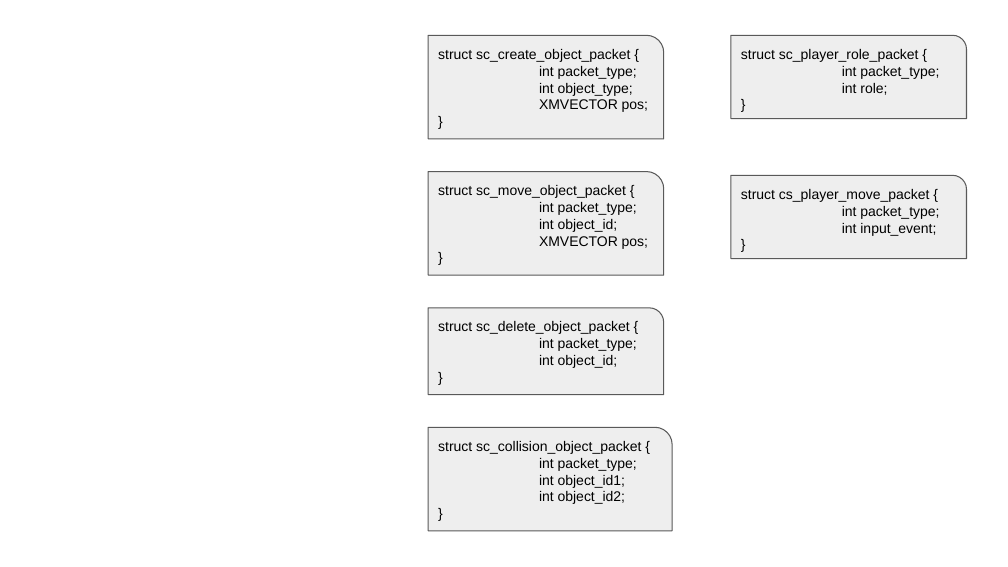
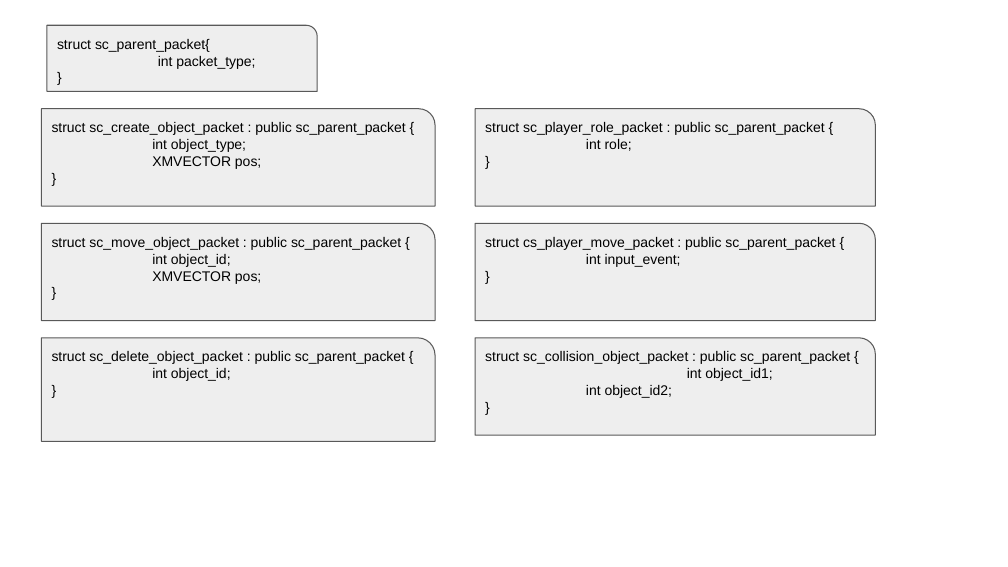
Before and after one commit to KimDJ7105/2023_network_game_project, a slide deck: slide 2 of 임시 로우레벨디자인.pptx. Drawn at 1008x567 pixels with LibreOffice and Linux fonts; fonts in the diff are those of the drawing. Boxes give left, top, right and bottom in pixels: in the first picture for what was removed or moved away, otherwise in the second. Text is boxed around its words. In the diff, an @@ line names an element or a change of style, - is before the commit and + after.

Commit message:
로우 레벨 디자인 수정
패킷의 최상의 부모 구조체 추가
위 내용에 따른 모든 패킷에 packetType 멤버 변수 삭제

서버에서 임계영역을 걸어야할 부분 추가
클라이언트에서 서버와 통신과 관련해 필요한 함수 추가

```diff
--- a/임시 로우레벨디자인.pptx
+++ b/임시 로우레벨디자인.pptx
@@ round rect added at (47,25,318,92), fill #EEEEEE, outline #595959 0.75 pt, 10 pt, text #000000 @@
+struct sc_parent_packet{
+int packet_type;
+}
@@ round rect "struct sc_create_object_packet : public sc_parent_packet ...": place and size @@
-round rect "struct sc_create_object_packet : public sc_parent_packet ..." at (428,35,664,139)
+round rect "struct sc_create_object_packet : public sc_parent_packet ..." at (41,109,434,207)
@@ round rect "struct sc_player_role_packet : public sc_parent_packet ...": place and size @@
-round rect "struct sc_player_role_packet : public sc_parent_packet ..." at (731,35,967,119)
+round rect "struct sc_player_role_packet : public sc_parent_packet ..." at (475,109,875,207)
@@ text in round rect at (52,122,406,135): text changed @@
-struct sc_create_object_packet {
-int packet_type;
+struct sc_create_object_packet : public sc_parent_packet {
@@ text in round rect at (485,122,825,135): text changed @@
-struct sc_player_role_packet {
-int packet_type;
+struct sc_player_role_packet : public sc_parent_packet {
@@ round rect "struct sc_move_object_packet : public sc_parent_packet ...": place and size @@
-round rect "struct sc_move_object_packet : public sc_parent_packet ..." at (428,171,664,275)
+round rect "struct sc_move_object_packet : public sc_parent_packet ..." at (41,224,434,322)
@@ text in round rect at (52,237,401,250): text changed @@
-struct sc_move_object_packet {
-int packet_type;
+struct sc_move_object_packet : public sc_parent_packet {
@@ round rect "struct cs_player_move_packet : public sc_parent_packet ...": place and size @@
-round rect "struct cs_player_move_packet : public sc_parent_packet ..." at (731,175,967,259)
+round rect "struct cs_player_move_packet : public sc_parent_packet ..." at (475,224,875,322)
@@ text in round rect at (485,237,835,250): text changed @@
-struct cs_player_move_packet {
-int packet_type;
+struct cs_player_move_packet : public sc_parent_packet {
@@ round rect "struct sc_delete_object_packet : public sc_parent_packet ...": place and size @@
-round rect "struct sc_delete_object_packet : public sc_parent_packet ..." at (428,307,664,394)
+round rect "struct sc_delete_object_packet : public sc_parent_packet ..." at (41,338,434,442)
@@ text in round rect at (52,351,405,364): text changed @@
-struct sc_delete_object_packet {
-int packet_type;
+struct sc_delete_object_packet : public sc_parent_packet {
@@ round rect "struct sc_collision_object_packet : public sc_parent_packet ...": place and size @@
-round rect "struct sc_collision_object_packet : public sc_parent_packet ..." at (428,427,672,531)
+round rect "struct sc_collision_object_packet : public sc_parent_packet ..." at (475,338,875,435)
@@ text in round rect at (485,351,850,364): text changed @@
-struct sc_collision_object_packet {
-int packet_type;
+struct sc_collision_object_packet : public sc_parent_packet {
```
Also in this commit, not shown: 2 other slides changed, 1 slide added.
